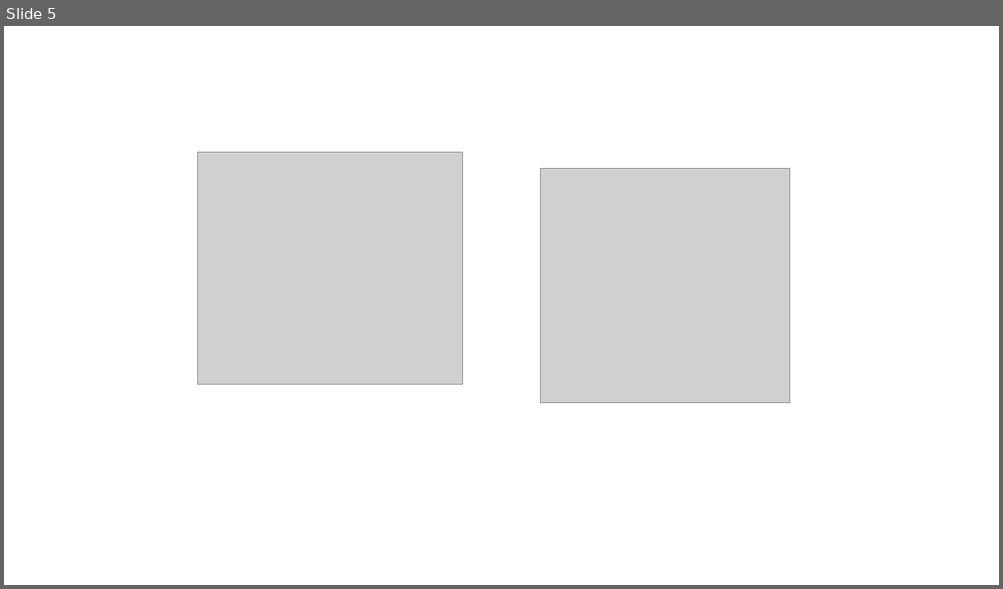
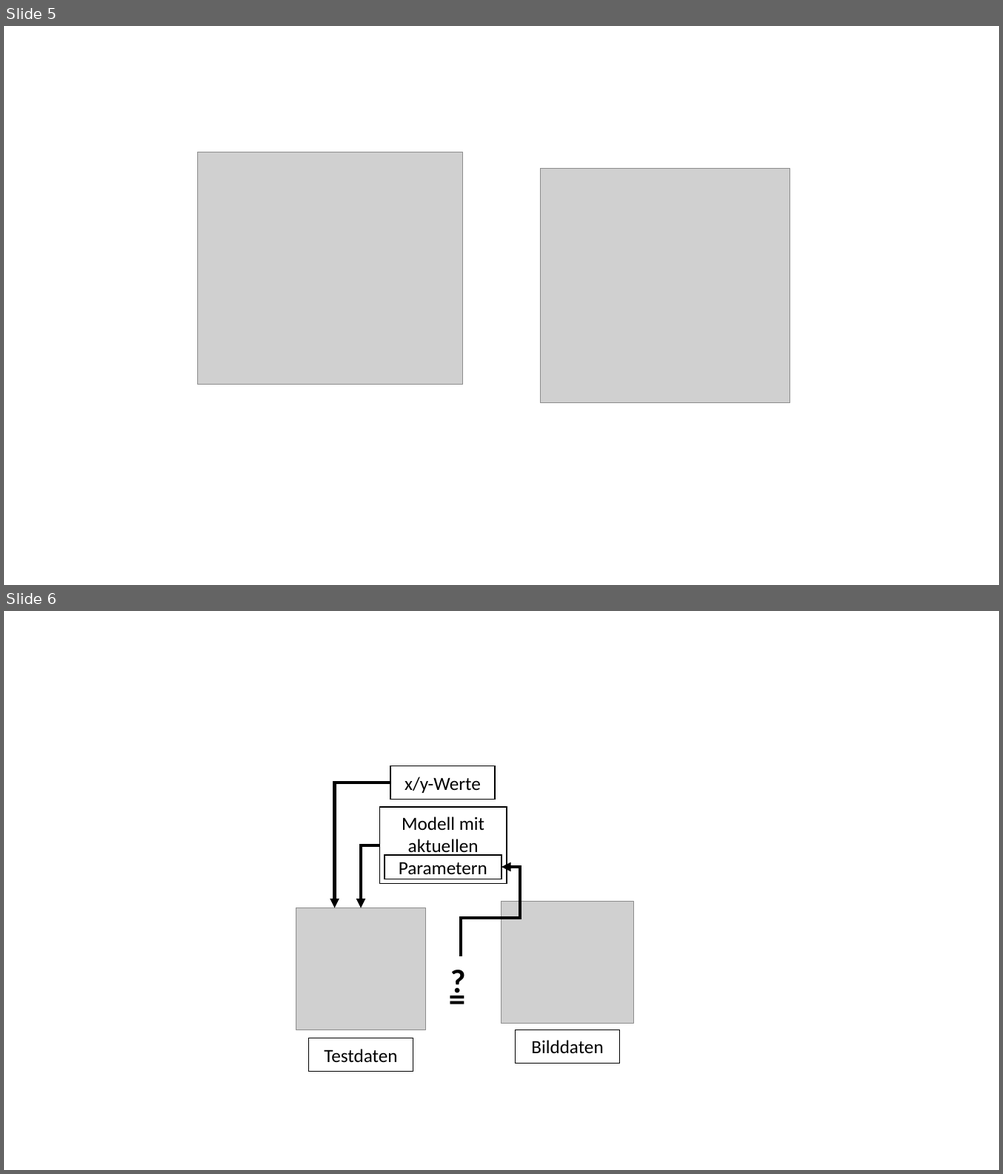
Before and after one commit to claryguru/BA_epics_camera, a slide deck: Dokumentation/erstellte_Abbildungen.pptx. Shown one above the other, each under a label of ours: slide 5 before the commit, slides 5 and 6 after it. The pictures are 1003x589 and 1003x1174 pixels, drawn with LibreOffice and Linux fonts; fonts in the diff are those of the drawing; grey boxes stand for pictures. Boxes give left, top, right and bottom in pixels: in the first picture for what was removed or moved away, otherwise in the second. Text is boxed around its words. In the diff, an @@ line names an element or a change of style, - is before the commit and + after.

```diff
--- a/Dokumentation/erstellte_Abbildungen.pptx
+++ b/Dokumentation/erstellte_Abbildungen.pptx
@@ slide 6 added at (x1=4, y1=611, x2=999, y2=1170), background #FFFFFF @@
@@ elbow arrow added from (390, 783) to (335, 908), #000000 3 pt @@
@@ rectangle added at (x1=390, y1=766, x2=495, y2=800), fill #FFFFFF, outline #000000 1 pt, 18 pt, text #000000 @@
+x/y-Werte
@@ rectangle added at (x1=379, y1=807, x2=506, y2=884), fill #FFFFFF, outline #000000 1 pt, 18 pt, text #000000 @@
+Modell mit aktuellen
@@ elbow arrow added from (379, 846) to (361, 908), #000000 3 pt @@
@@ rectangle added at (x1=384, y1=855, x2=502, y2=879), fill #FFFFFF, outline #000000 1 pt, 18 pt, text #000000 @@
+Parametern
@@ elbow arrow added from (461, 957) to (502, 867), #000000 3 pt @@
@@ picture added at (x1=296, y1=908, x2=426, y2=1030) @@
@@ picture added at (x1=502, y1=902, x2=634, y2=1024) @@
@@ text added at (x1=443, y1=957, x2=478, y2=1004), 32 pt, text #000000, bold @@
+?
@@ text added at (x1=441, y1=974, x2=477, y2=1022), 32 pt, text #000000, bold @@
+=
@@ rectangle added at (x1=515, y1=1031, x2=620, y2=1064), fill #FFFFFF, outline #000000 1 pt, 18 pt, text #000000 @@
+Bilddaten
@@ rectangle added at (x1=308, y1=1039, x2=413, y2=1072), fill #FFFFFF, outline #000000 1 pt, 18 pt, text #000000 @@
+Testdaten
```
Also in this commit, not shown: 1 other slide added, 2 other files.
